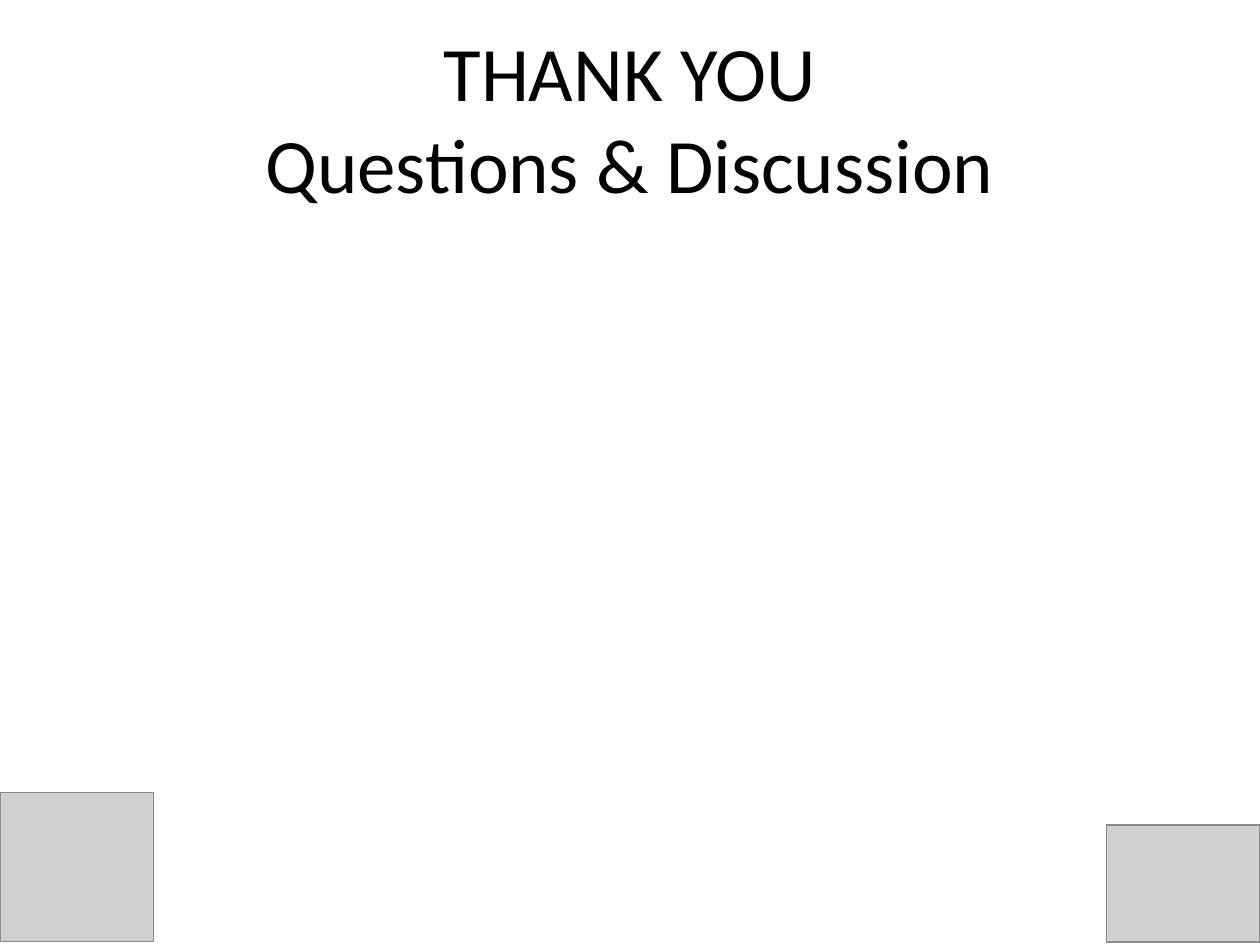
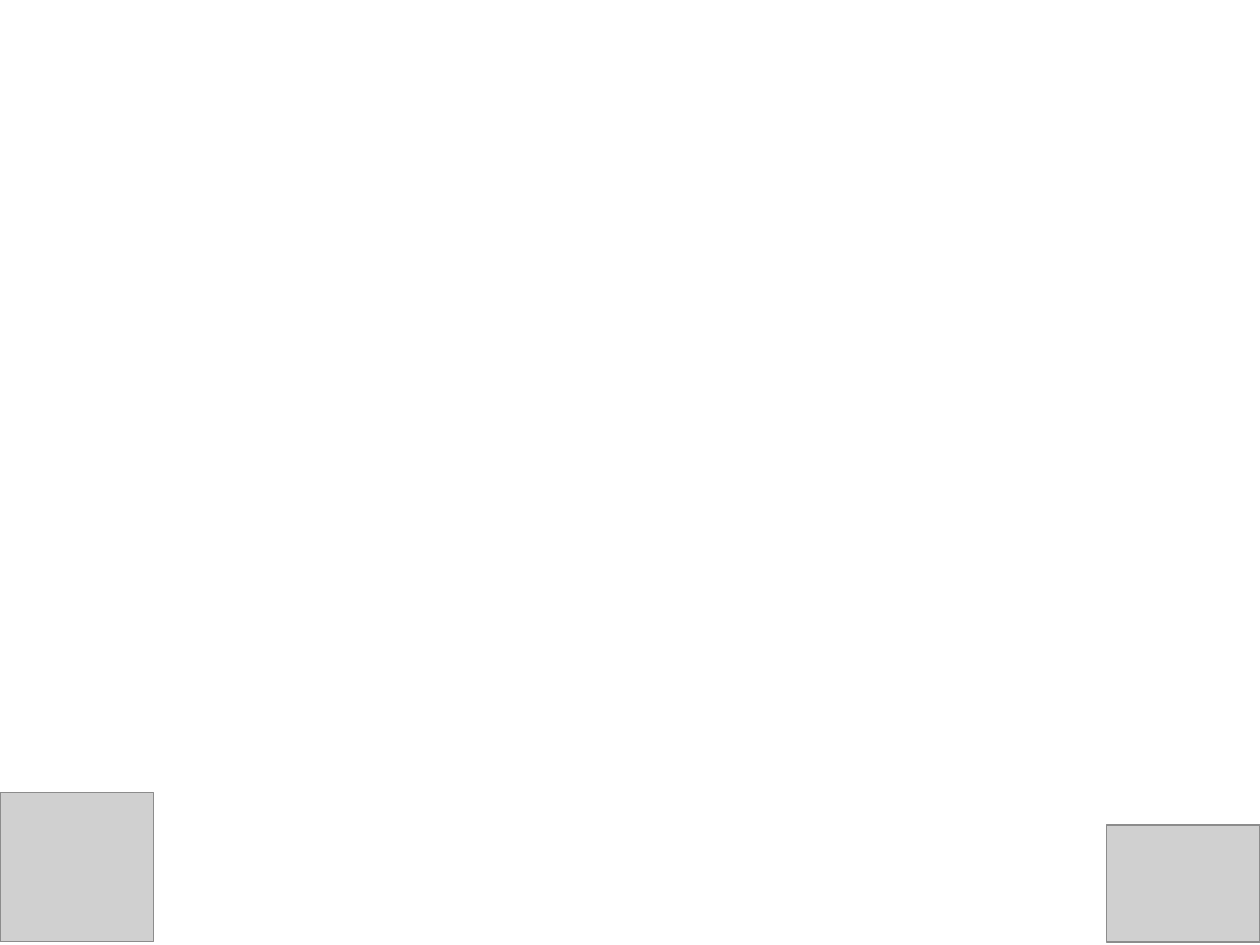
Before and after one commit to MatheshT/mcp-security-copilot, a slide deck: slide 11 of sem5_mcp_soc_copilot_presentation_updated.pptx. Drawn at 1260x945 pixels with LibreOffice and Linux fonts; fonts in the diff are those of the drawing; grey boxes stand for pictures; background and template pictures are left out. Boxes give left, top, right and bottom in pixels: in the first picture for what was removed or moved away, otherwise in the second. Text is boxed around its words. In the diff, an @@ line names an element or a change of style, - is before the commit and + after.

```diff
--- a/sem5_mcp_soc_copilot_presentation_updated.pptx
+++ b/sem5_mcp_soc_copilot_presentation_updated.pptx
@@ title removed at <box>265,51,993,204</box> @@
-THANK YOU
-Questions & Discussion
```
Also in this commit, not shown: 9 other slides changed.
